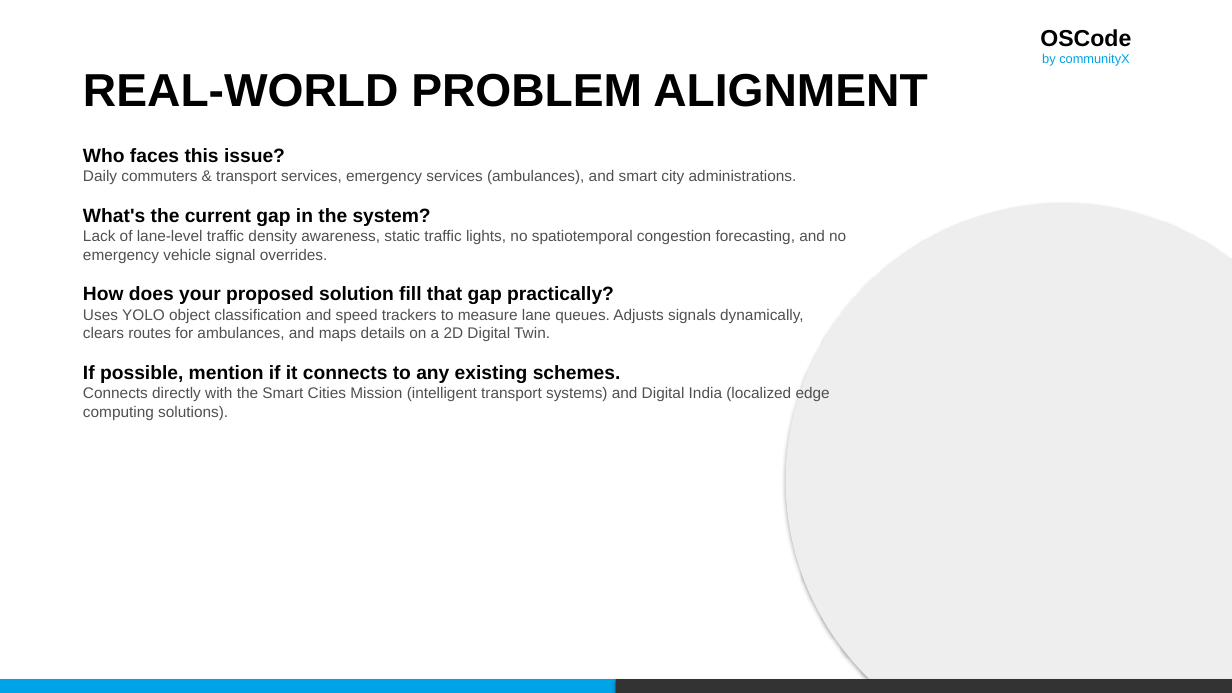
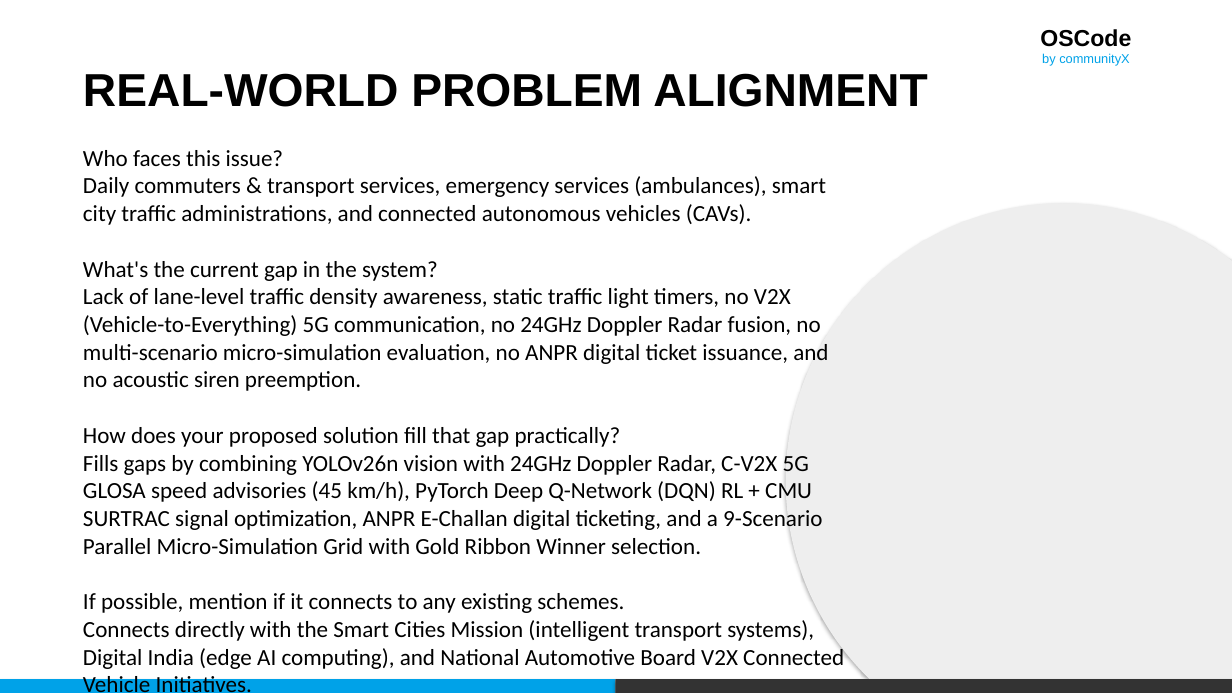
Before and after one commit to deepshekhar555/ai-traffic-management-system, a slide deck: slide 4 of presentation/OSCode_Decode_SIH_2026_Ideation_PPT_Updated.pptx. Drawn at 1232x693 pixels with LibreOffice and Linux fonts; fonts in the diff are those of the drawing. Boxes give left, top, right and bottom in pixels: in the first picture for what was removed or moved away, otherwise in the second. Text is boxed around its words. In the diff, an @@ line names an element or a change of style, - is before the commit and + after.

Commit message:
Upgraded SIH 2026 Ideation PPT (OSCode_Decode_SIH_2026_Ideation_PPT_Updated.pptx) to include V2X 5G, 24GHz Radar, Iron Man AR HUD, 9-Simulation Grid, PyTorch DQN RL, and Academic Research Literature Gap Bridging without IEEE mention

```diff
--- a/presentation/OSCode_Decode_SIH_2026_Ideation_PPT_Updated.pptx
+++ b/presentation/OSCode_Decode_SIH_2026_Ideation_PPT_Updated.pptx
@@ text at <box>83,176,826,225</box>: text changed; size 12 to 18 pt; font Arial to Calibri; text colour #505050 to #000000 @@
-Daily commuters & transport services, emergency services (ambulances), and smart city administrations.
+Daily commuters & transport services, emergency services (ambulances), smart city traffic administrations, and connected autonomous vehicles (CAVs).
@@ text at <box>83,150,624,613</box>: size 15 to 18 pt, font Arial to Calibri, bold off in "Who faces this issue?", "What's the current gap in the system?", "How does your proposed solution fill that ...", "If possible, mention if it connects to ..." @@
@@ text at <box>83,288,828,391</box>: text changed; size 12 to 18 pt; font Arial to Calibri; text colour #505050 to #000000 @@
-Lack of lane-level traffic density awareness, static traffic lights, no spatiotemporal congestion forecasting, and no emergency vehicle signal overrides.
+Lack of lane-level traffic density awareness, static traffic light timers, no V2X (Vehicle-to-Everything) 5G communication, no 24GHz Doppler Radar fusion, no multi-scenario micro-simulation evaluation, no ANPR digital ticket issuance, and no acoustic siren preemption.
@@ text at <box>83,455,822,554</box>: text changed; size 12 to 18 pt; font Arial to Calibri; text colour #505050 to #000000 @@
-Uses YOLO object classification and speed trackers to measure lane queues. Adjusts signals dynamically, clears routes for ambulances, and maps details on a 2D Digital Twin.
+Fills gaps by combining YOLOv26n vision with 24GHz Doppler Radar, C-V2X 5G GLOSA speed advisories (45 km/h), PyTorch Deep Q-Network (DQN) RL + CMU SURTRAC signal optimization, ANPR E-Challan digital ticketing, and a 9-Scenario Parallel Micro-Simulation Grid with Gold Ribbon Winner selection.
@@ text at <box>83,620,814,641</box>: text changed; size 12 to 18 pt; font Arial to Calibri; text colour #505050 to #000000 @@
-Connects directly with the Smart Cities Mission (intelligent transport systems) and Digital India (localized edge computing solutions).
+Connects directly with the Smart Cities Mission (intelligent transport systems), Digital India (edge AI computing), and National Automotive Board V2X Connected Vehicle Initiatives.
```
Also in this commit, not shown: 2 other slides changed, 2 other files.
